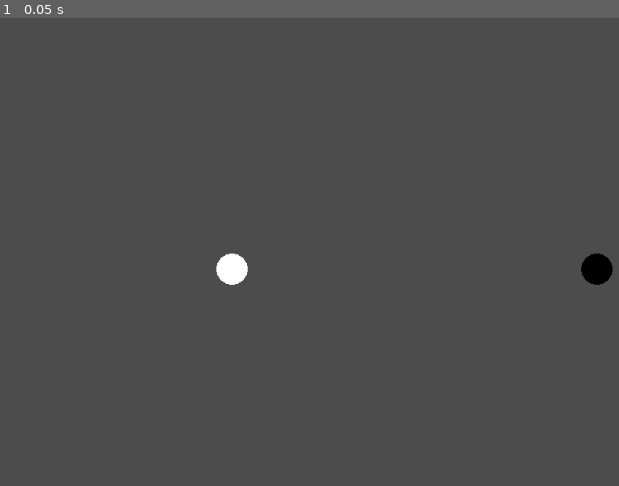
Above: before the commit, frame 1.
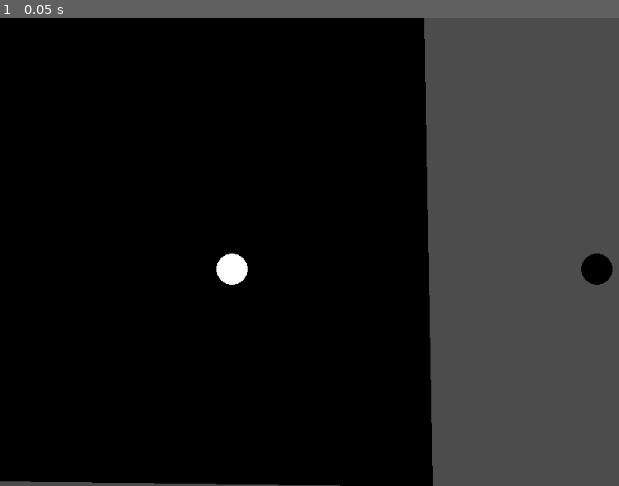
Above: after the commit, the same moment.

Repository: doctor-g/GGJ22
Game: Godot game, scene res://World/World.tscn
Same seed, same stepped clock (60 frames per second), same inputs: the game is played once before the commit and once after it. Before the commit the project starts from res://World.tscn.
Inputs:
- Up to frame 1 (0.05 s): no input

The runs differ from the first frame. In frame 1, 69% of the frame differs, in the area x 0-70%, y 0-100%.

Commit message:
Detect players exiting bounds

Diff:
--- a/project/Player/Player.gd
+++ b/project/Player/Player.gd
@@ -1,8 +1,12 @@
 extends KinematicBody2D
+
+const VERTICES := 32
+const RADIUS := 20
 
 export(int,1) var player_index := 0
 
 var speed := 150
+var polygon setget ,_get_polygon
 
 var _move_left : String
 var _move_right : String
@@ -10,8 +14,15 @@
 var _move_down : String
 var _color : Color
 
+onready var _collision_polygon := $CollisionPolygon2D
 
 func _ready():
+	var points : PoolVector2Array = []
+	points.resize(VERTICES)
+	for i in VERTICES+1:
+		points.append(Vector2(0,RADIUS).rotated(float(i)/VERTICES*TAU))
+	_collision_polygon.set_polygon(points)
+
 	var suffix := "_p1" if player_index==0 else "_p2"
 	_move_left = "move_left" + suffix
 	_move_right = "move_right" + suffix
@@ -32,4 +43,9 @@
 
 
 func _draw():
-	draw_circle(Vector2.ZERO, $CollisionShape2D.shape.radius, _color)
+	draw_colored_polygon(_collision_polygon.polygon, _color)
+
+
+# A utility to allow the world to access a copy of this node's outline
+func _get_polygon()->PoolVector2Array:
+	return _collision_polygon.polygon
--- a/project/Player/Player.tscn
+++ b/project/Player/Player.tscn
@@ -1,12 +1,8 @@
-[gd_scene load_steps=3 format=2]
+[gd_scene load_steps=2 format=2]
 
 [ext_resource path="res://Player/Player.gd" type="Script" id=1]
-
-[sub_resource type="CircleShape2D" id=1]
-radius = 20.0
 
 [node name="Player" type="KinematicBody2D"]
 script = ExtResource( 1 )
 
-[node name="CollisionShape2D" type="CollisionShape2D" parent="."]
-shape = SubResource( 1 )
+[node name="CollisionPolygon2D" type="CollisionPolygon2D" parent="."]
--- /dev/null
+++ b/project/World.gd
@@ -0,0 +1,5 @@
+extends Node2D
+
+
+
+func _physics_process(_delta):
--- a/project/World.tscn
+++ /dev/null
@@ -1,14 +0,0 @@
-[gd_scene load_steps=2 format=2]
-
-[ext_resource path="res://Player/Player.tscn" type="PackedScene" id=1]
-
-[node name="World" type="Node2D"]
-
-[node name="Players" type="Node" parent="."]
-
-[node name="Player1" parent="Players" instance=ExtResource( 1 )]
-position = Vector2( 297, 322 )
-
-[node name="Player2" parent="Players" instance=ExtResource( 1 )]
-position = Vector2( 764, 322 )
-player_index = 1
--- /dev/null
+++ b/project/World/World.gd
@@ -0,0 +1,30 @@
+extends Node2D
+
+onready var _player1 := $Players/Player1
+onready var _player2 := $Players/Player2
+onready var _zone := $Polygon2D
+
+func _physics_process(_delta):
+	if _player1_hit_boundary():
+		print("Player 1 out!")
+	if _player2_hit_boundary():
+		print("Player 2 out!")
+
+
+func _player1_hit_boundary() -> bool:
+	var world_coords := _compute_world_coordinates(_player1)
+	var array := Geometry.clip_polygons_2d(world_coords, _zone.polygon)
+	return array.size() != 0
+
+
+func _player2_hit_boundary() -> bool:
+	var world_coords := _compute_world_coordinates(_player2)
+	var array := Geometry.intersect_polygons_2d(world_coords, _zone.polygon)
+	return array.size() != 0
+
+
+func _compute_world_coordinates(node:Node2D) -> PoolVector2Array:
+	var world_coords : PoolVector2Array = []
+	for point in node.polygon:
+		world_coords.append(point + node.position)
+	return world_coords
--- /dev/null
+++ b/project/World/World.tscn
@@ -0,0 +1,20 @@
+[gd_scene load_steps=3 format=2]
+
+[ext_resource path="res://World/World.gd" type="Script" id=1]
+[ext_resource path="res://Player/Player.tscn" type="PackedScene" id=2]
+
+[node name="World" type="Node2D"]
+script = ExtResource( 1 )
+
+[node name="Players" type="Node" parent="."]
+
+[node name="Player1" parent="Players" instance=ExtResource( 2 )]
+position = Vector2( 297, 322 )
+
+[node name="Player2" parent="Players" instance=ExtResource( 2 )]
+position = Vector2( 764, 322 )
+player_index = 1
+
+[node name="Polygon2D" type="Polygon2D" parent="."]
+color = Color( 0, 0, 0, 1 )
+polygon = PoolVector2Array( -1, -6, 543, 0, 554, 601, -1, 594 )
--- /dev/null
+++ b/project/World/Zone.gd
@@ -0,0 +1,5 @@
+extends Area2D
+
+
+func _draw():
+	draw_colored_polygon($CollisionPolygon2D.polygon, Color.black)
--- a/project/project.godot
+++ b/project/project.godot
@@ -11,7 +11,7 @@
 [application]
 
 config/name="GGJ22"
-run/main_scene="res://World.tscn"
+run/main_scene="res://World/World.tscn"
 config/icon="res://icon.png"
 
 [input]
